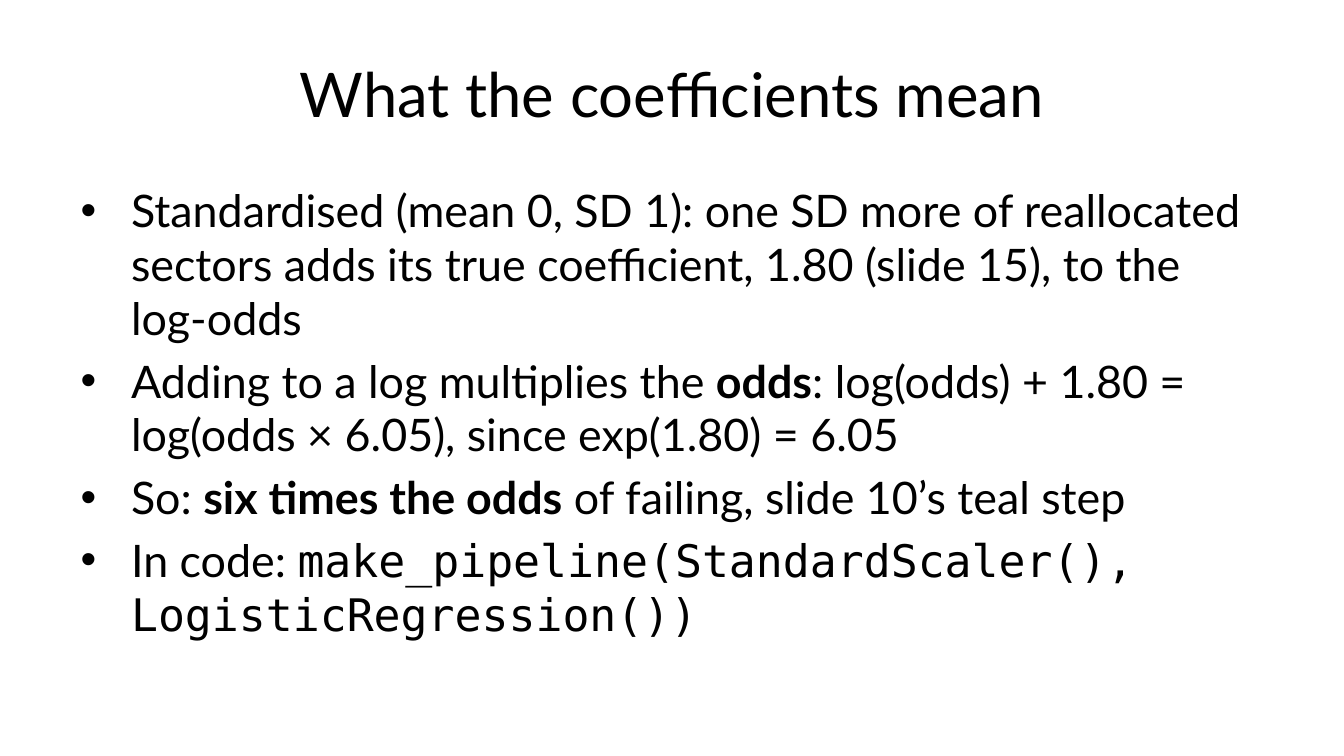
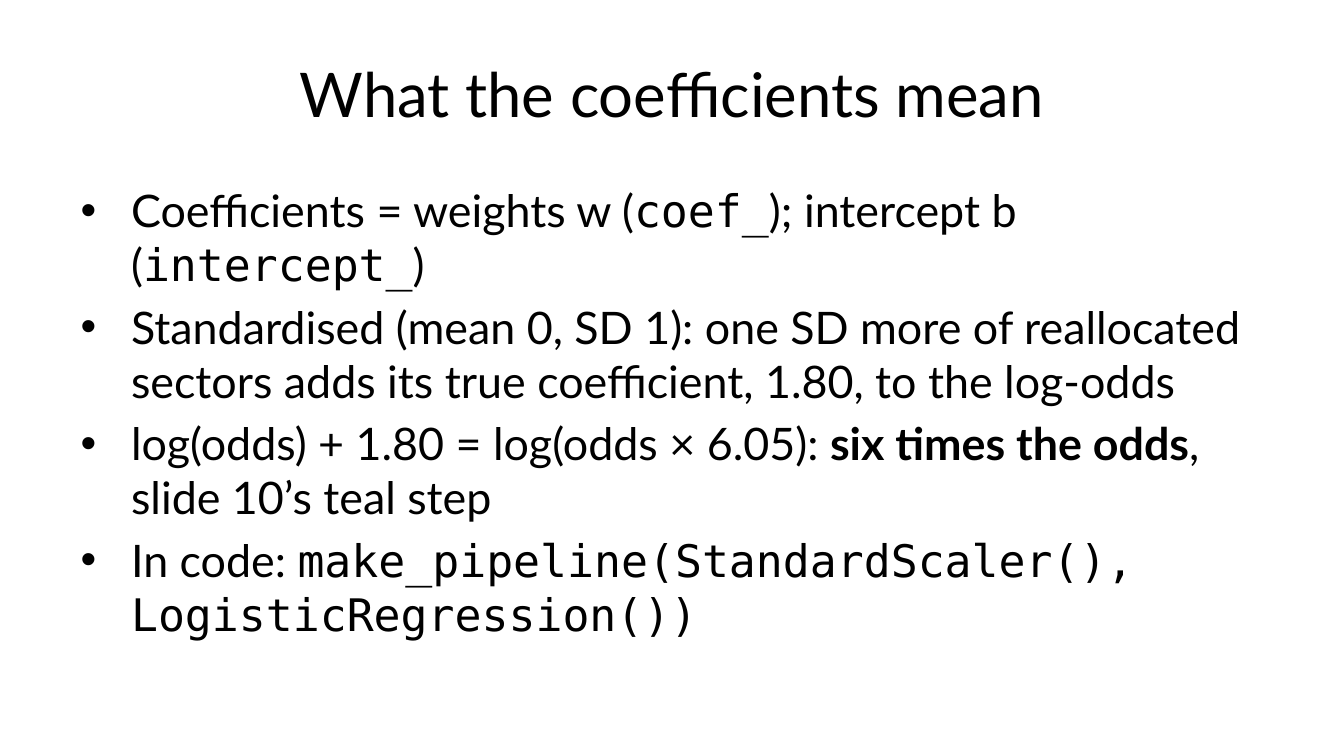
Before and after one commit to fabioantonini/technologies-for-artificial-intelligence, a slide deck: slide 14 of Lessons/04_classification_and_metrics/Slides/classification_and_metrics_slides.pptx. Drawn at 1344x756 pixels with LibreOffice and Linux fonts; fonts in the diff are those of the drawing; background and template pictures are left out. Boxes give left, top, right and bottom in pixels: in the first picture for what was removed or moved away, otherwise in the second. Text is boxed around its words. In the diff, an @@ line names an element or a change of style, - is before the commit and + after.

```diff
--- a/Lessons/04_classification_and_metrics/Slides/classification_and_metrics_slides.pptx
+++ b/Lessons/04_classification_and_metrics/Slides/classification_and_metrics_slides.pptx
@@ text at bbox=[131, 192, 1240, 522]: text changed @@
-• Standardised (mean 0, SD 1): one SD more of reallocated sectors adds its true coefficient, 1.80 (slide 15), to the log-odds
-• Adding to a log multiplies the odds: log(odds) + 1.80 = log(odds × 6.05), since exp(1.80) = 6.05
-• So: six times the odds of failing, slide 10’s teal step
+• Coefficients = weights w (coef_); intercept b (intercept_)
+• Standardised (mean 0, SD 1): one SD more of reallocated sectors adds its true coefficient, 1.80, to the log-odds
+• log(odds) + 1.80 = log(odds × 6.05): six times the odds, slide 10’s teal step
```
Also in this commit, not shown: 3 other slides changed, 2 slides added, 2 slides removed, 14 other files.
